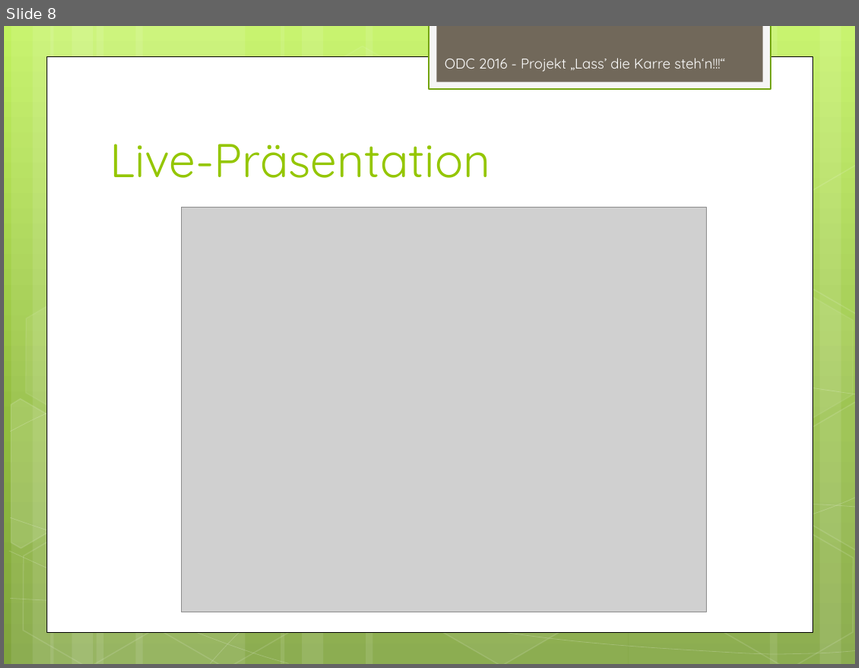
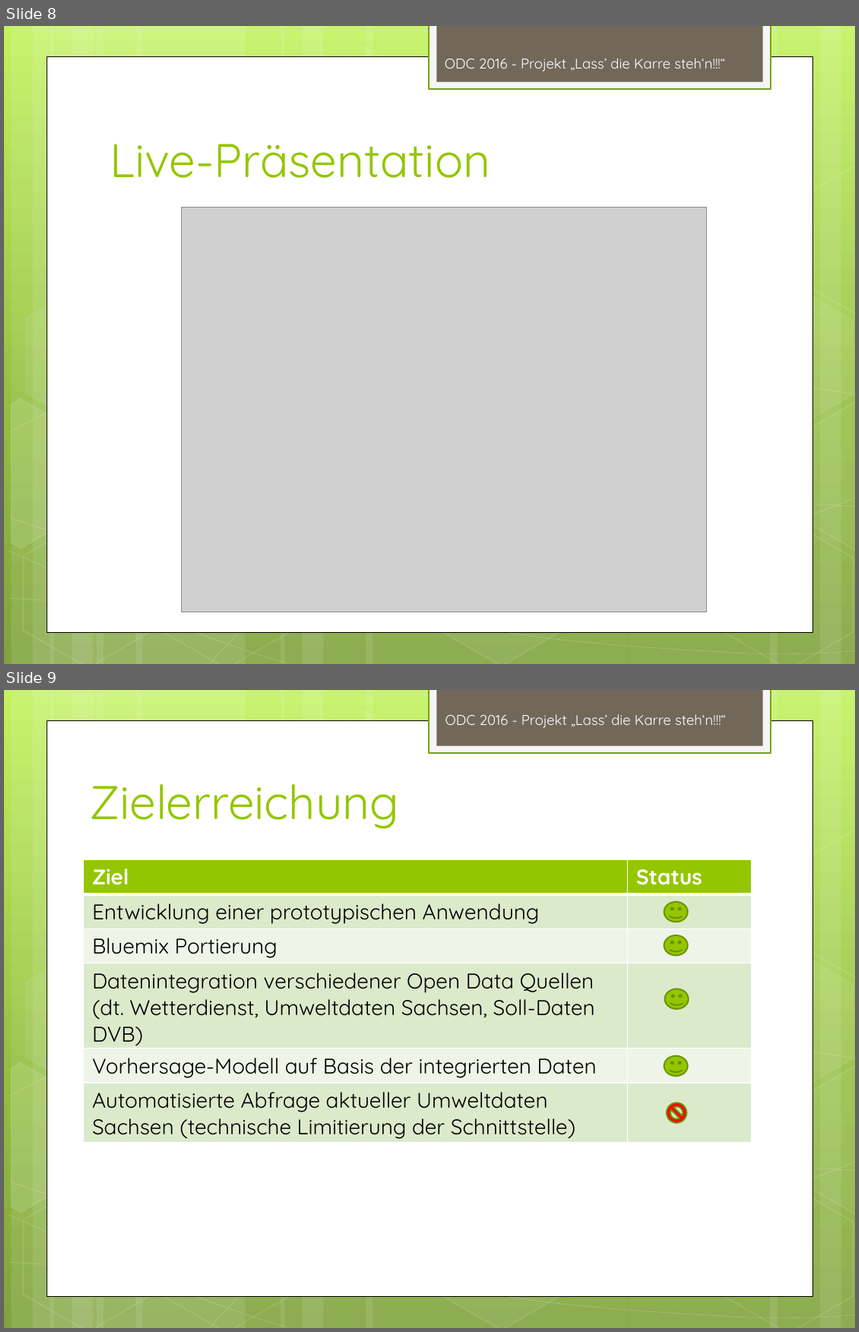
Before and after one commit to frankdressel/open-data-crunch-2016, a slide deck: branding/OpenDataCrunch.pptx. Shown one above the other, each under a label of ours: slide 8 before the commit, slides 8 and 9 after it. The pictures are 859x668 and 859x1332 pixels, drawn with LibreOffice and Linux fonts; fonts in the diff are those of the drawing; grey boxes stand for pictures. Boxes give left, top, right and bottom in pixels: in the first picture for what was removed or moved away, otherwise in the second. Text is boxed around its words. In the diff, an @@ line names an element or a change of style, - is before the commit and + after.

```diff
--- a/branding/OpenDataCrunch.pptx
+++ b/branding/OpenDataCrunch.pptx
@@ slide 9 added at (4,690,855,1328), background gradient #C3F35F to #93BF3F to #81A53E; not listed: 31 template elements that a slide beside it also shows @@
@@ text added at (446,714,726,728), 12 pt, text #FEFEFE @@
+ODC 2016 - Projekt „Lass’ die Karre steh‘n!!!“
@@ text added at (89,784,399,829), 40 pt, text #94C600 @@
+Zielerreichung
@@ table added at (84,859,751,1142), 6 rows, 2 columns @@
+Ziel | Status
+Entwicklung einer prototypischen Anwendung | 
+Bluemix Portierung | 
+Datenintegration verschiedener Open Data Quellen (dt. Wetterdienst, Umweltdaten Sachsen, Soll-Daten DVB) | 
+Vorhersage-Modell auf Basis der integrierten Daten | 
+Automatisierte Abfrage aktueller Umweltdaten Sachsen (technische Limitierung der Schnittstelle) | 
@@ smiley face added at (664,902,688,923), fill #94C600, outline #6D9200 1.25 pt @@
@@ smiley face added at (664,935,688,955), fill #94C600, outline #6D9200 1.25 pt @@
@@ smiley face added at (665,989,690,1009), fill #94C600, outline #6D9200 1.25 pt @@
@@ smiley face added at (664,1056,688,1076), fill #94C600, outline #6D9200 1.25 pt @@
@@ no-entry sign added at (667,1103,687,1123), fill #FF0000, outline #6D9200 1.25 pt @@
```
